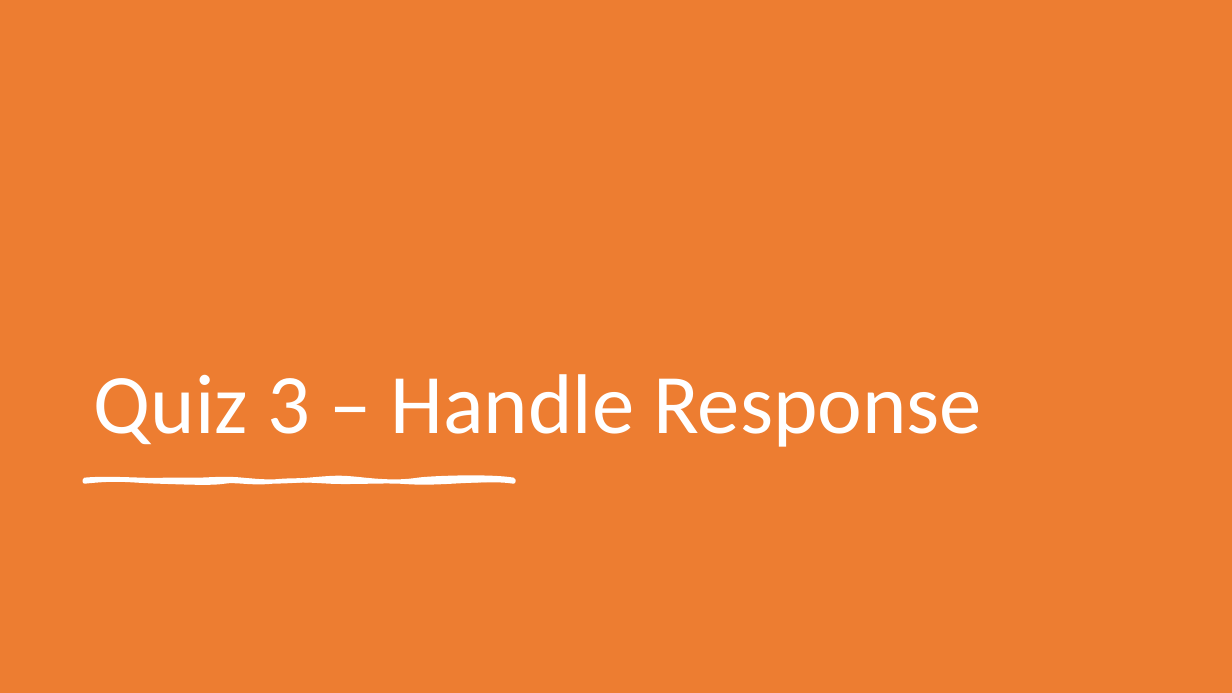
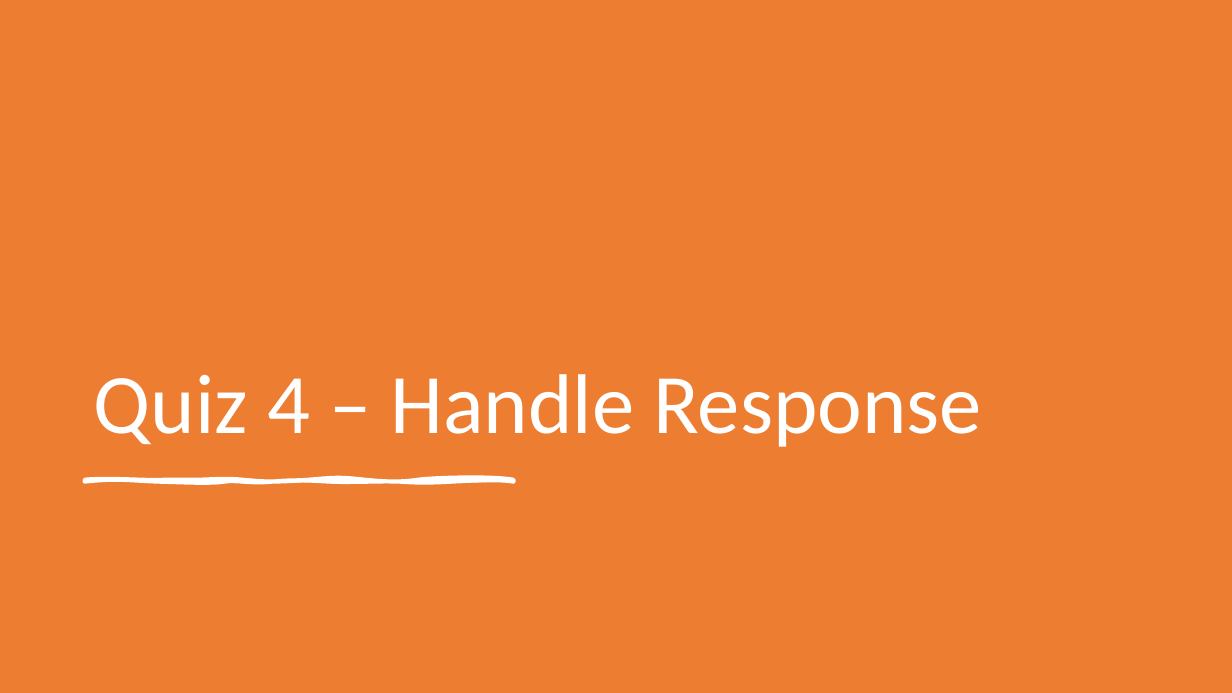
Before and after one commit to choconutella/api-learning, a slide deck: slide 22 of REST API & Web Server.pptx (slide 19 before the commit). Drawn at 1232x693 pixels with LibreOffice and Linux fonts; fonts in the diff are those of the drawing. Boxes give left, top, right and bottom in pixels: in the first picture for what was removed or moved away, otherwise in the second. Text is boxed around its words. In the diff, an @@ line names an element or a change of style, - is before the commit and + after.

Commit message:
add quiz module

```diff
--- a/REST API & Web Server.pptx
+++ b/REST API & Web Server.pptx
@@ title at bbox=[94, 374, 981, 447]: text changed @@
-Quiz 3 – Handle Response
+Quiz 4 – Handle Response
```
Also in this commit, not shown: 4 other slides changed, 2 slides added, 8 other files.
